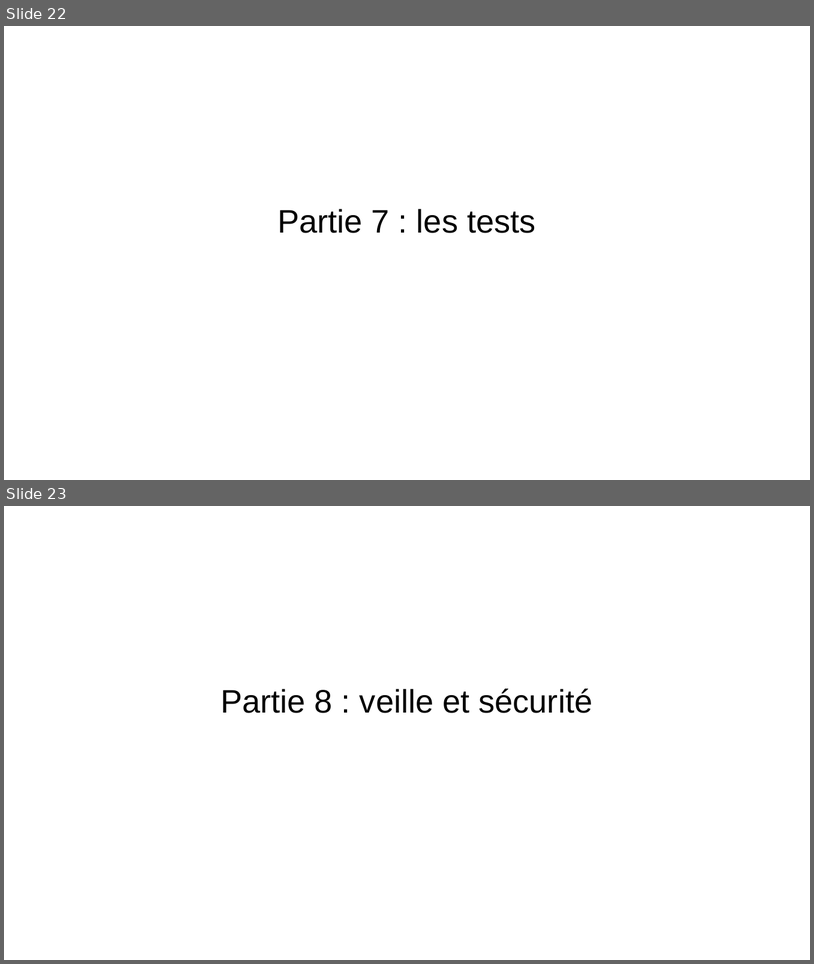
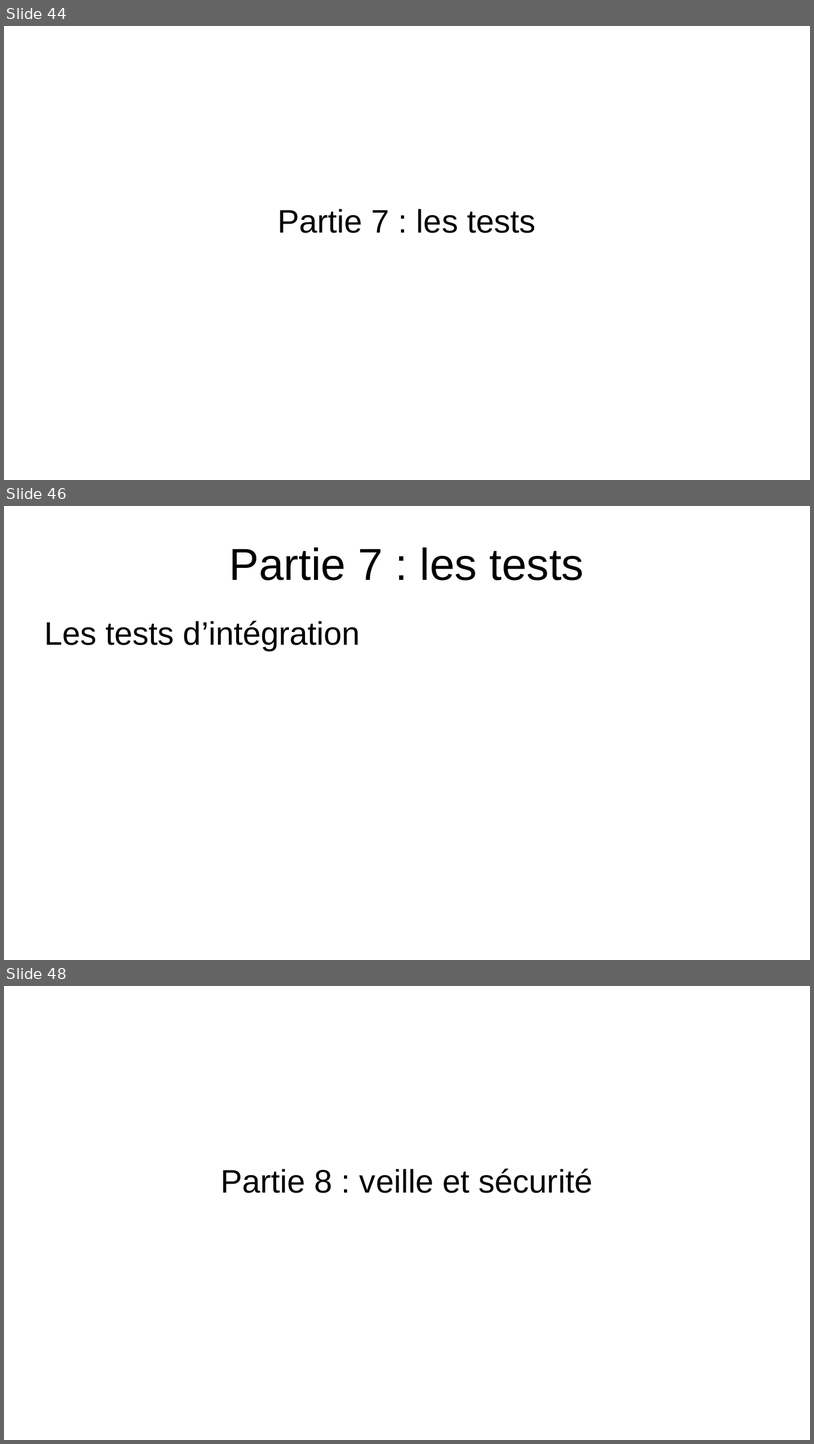
Before and after one commit to EmmaBroudic/Projet-Nooky, a slide deck: doc/Nooky.odp. Shown one above the other, each under a label of ours: slides 22 and 23 before the commit, slides 44, 46 and 48 after it; the slides between them are not shown. The pictures are 814x964 and 814x1444 pixels, drawn with LibreOffice and Linux fonts; fonts in the diff are those of the drawing. Boxes give left, top, right and bottom in pixels: in the first picture for what was removed or moved away, otherwise in the second. Text is boxed around its words. In the diff, an @@ line names an element or a change of style, - is before the commit and + after.

```diff
--- a/doc/Nooky.odp
+++ b/doc/Nooky.odp
@@ slide 46 added at (4,506,810,960), background #FFFFFF @@
@@ title added at (230,547,584,580), 44 pt, text #000000 @@
+Partie 7 : les tests
@@ text added at (44,621,360,650), 32 pt, text #000000 @@
+Les tests d’intégration
@@ what was slide 22 is now slide 44 @@
@@ what was slide 23 is now slide 48 @@
```
Also in this commit, not shown: 2 slides changed, 28 other slides added, 8 other files.
